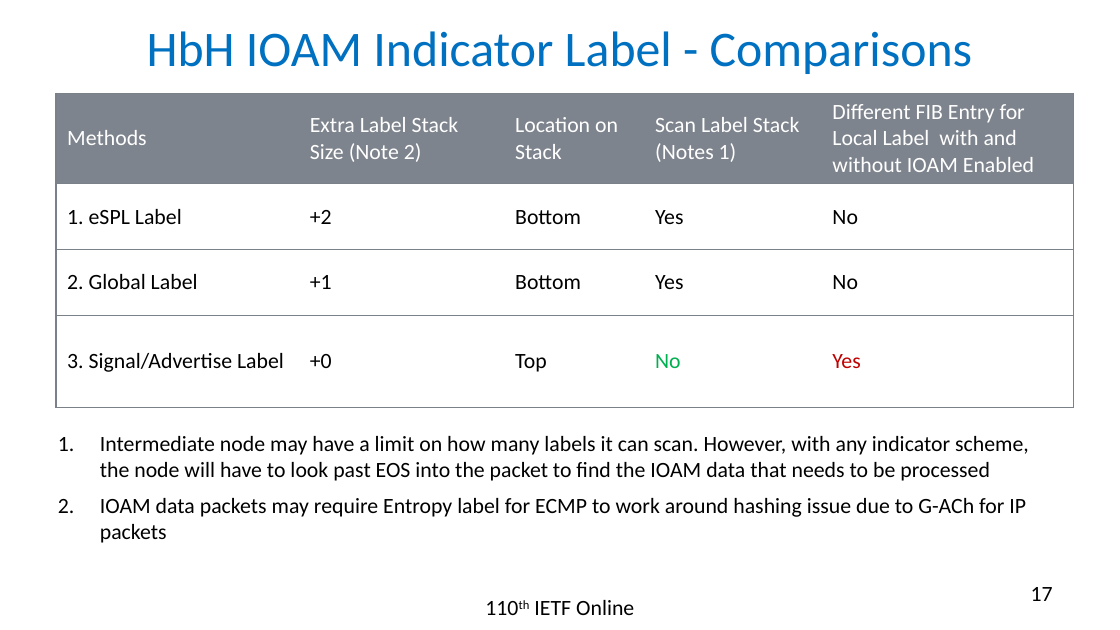
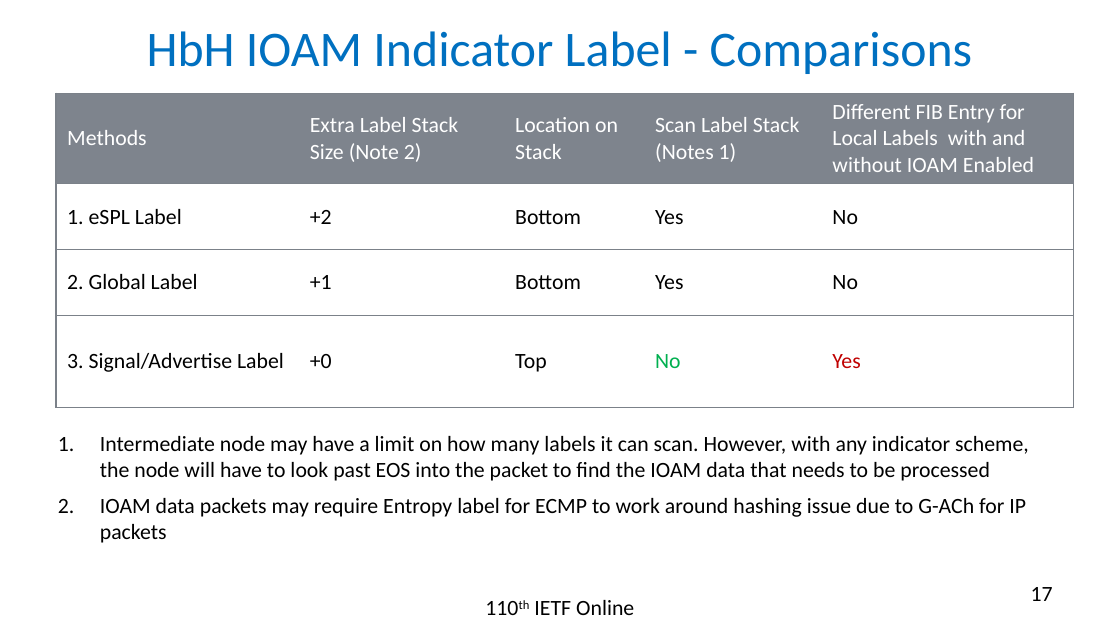
Before and after one commit to rakgandhi/ietf-slides, a slide deck: slide 17 of draft-gandhi-mpls-ioam-sr-06.pptx. Drawn at 1120x630 pixels with LibreOffice and Linux fonts; fonts in the diff are those of the drawing. Boxes give left, top, right and bottom in pixels: in the first picture for what was removed or moved away, otherwise in the second. Text is boxed around its words. In the diff, an @@ line names an element or a change of style, - is before the commit and + after.

```diff
--- a/draft-gandhi-mpls-ioam-sr-06.pptx
+++ b/draft-gandhi-mpls-ioam-sr-06.pptx
@@ table at box(56, 93, 1073, 405) @@
-row 1, column 5: Different FIB Entry for Local Label with and without IOAM Enabled
+row 1, column 5: Different FIB Entry for Local Labels with and without IOAM Enabled
```
Also in this commit, not shown: 1 other file.
